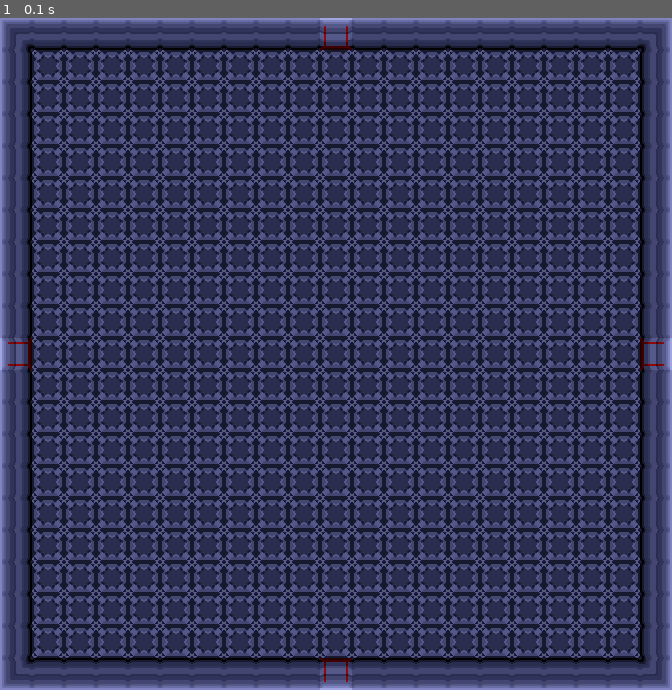
Above: before the commit, frame 1.
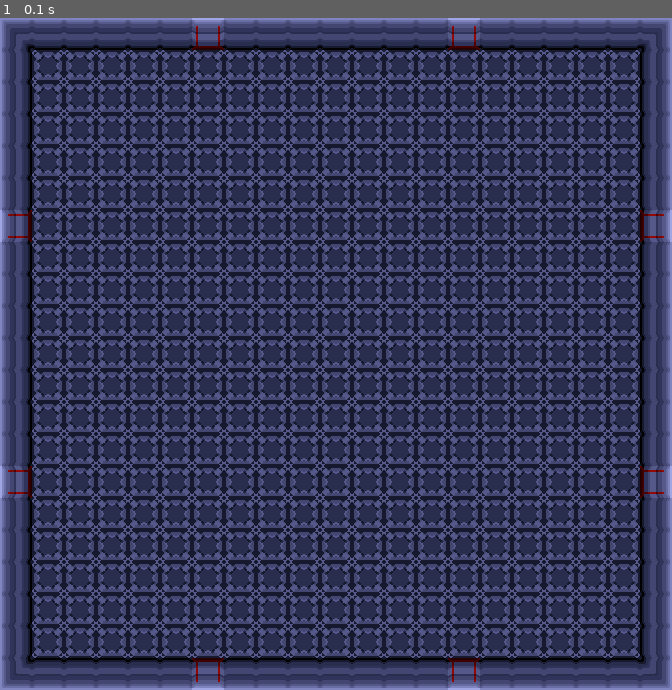
Above: after the commit, the same moment.

Repository: Jay-J-Williams/iTeamA3
Game: pygame game, started from Pygame_GroupProject/Pygame_GroupProject/Front.py
Same seed, same stepped clock (60 frames per second), same inputs: the game is played once before the commit and once after it.
Inputs:
- Up to frame 1 (0.1 s): no input

The runs differ from the first frame. In frame 1, 1.8% of the frame differs, in the area x 0-100%, y 0-100%.

Commit message:
Some door changes

Diff:
--- a/Pygame_GroupProject/Pygame_GroupProject/Back.py
+++ b/Pygame_GroupProject/Pygame_GroupProject/Back.py
@@ -284,12 +284,20 @@
 #Let me know what you think of this alternative Adam. I'd love to hear your
 #thoughts on it.
     def spawn(self, door):
-        if door = 1:
+        if door == 1:
             self.character_pos = (0, 1200)
-        elif door = 2:
+        elif door == 2:
             self.character_pos = (0, 100)
-        elif door = 3:
+        elif door == 3:
             self.character_pos = (1200, 50)
+        elif door == 4:
+            self.character_pos = (20, 22)
+        elif door == 5:
+            self.character_pos = (20, 22)
+        elif door == 6:
+            self.character_pos = (20, 22)
+        elif door == 7:
+            self.character_pos = (20, 22)
         else:
             self.character_pos = (1200, 600)
         self.alive = True
--- a/Pygame_GroupProject/Pygame_GroupProject/Front.py
+++ b/Pygame_GroupProject/Pygame_GroupProject/Front.py
@@ -9,27 +9,27 @@
     Tilesize = 32
 
     MAP = [
-    ['c','w','w','w','w','w','w','w','w','w','d','w','w','w','w','w','w','w','w','w','c'], #1 | [0]
+    ['c','w','w','w','w','w','d','w','w','w','w','w','w','w','d','w','w','w','w','w','c'], #1 | [0]
     ['w','f','f','f','f','f','f','f','f','f','f','f','f','f','f','f','f','f','f','f','w'], #2 | [1]
     ['w','f','f','f','f','f','f','f','f','f','f','f','f','f','f','f','f','f','f','f','w'], #3 | [2]
     ['w','f','f','f','f','f','f','f','f','f','f','f','f','f','f','f','f','f','f','f','w'], #4 | [3]
     ['w','f','f','f','f','f','f','f','f','f','f','f','f','f','f','f','f','f','f','f','w'], #5 | [4]
     ['w','f','f','f','f','f','f','f','f','f','f','f','f','f','f','f','f','f','f','f','w'], #6 | [5]
-    ['w','f','f','f','f','f','f','f','f','f','f','f','f','f','f','f','f','f','f','f','w'], #7 | [6]
+    ['d','f','f','f','f','f','f','f','f','f','f','f','f','f','f','f','f','f','f','f','d'], #7 | [6]
     ['w','f','f','f','f','f','f','f','f','f','f','f','f','f','f','f','f','f','f','f','w'], #8 | [7]
     ['w','f','f','f','f','f','f','f','f','f','f','f','f','f','f','f','f','f','f','f','w'], #9 | [8]
     ['w','f','f','f','f','f','f','f','f','f','f','f','f','f','f','f','f','f','f','f','w'], #10 | [9]
-    ['d','f','f','f','f','f','f','f','f','f','f','f','f','f','f','f','f','f','f','f','d'], #11 | [10]
+    ['w','f','f','f','f','f','f','f','f','f','f','f','f','f','f','f','f','f','f','f','w'], #11 | [10]
     ['w','f','f','f','f','f','f','f','f','f','f','f','f','f','f','f','f','f','f','f','w'], #12 | [11]
     ['w','f','f','f','f','f','f','f','f','f','f','f','f','f','f','f','f','f','f','f','w'], #13 | [12]
     ['w','f','f','f','f','f','f','f','f','f','f','f','f','f','f','f','f','f','f','f','w'], #14 | [13]
-    ['w','f','f','f','f','f','f','f','f','f','f','f','f','f','f','f','f','f','f','f','w'], #15 | [14]
+    ['d','f','f','f','f','f','f','f','f','f','f','f','f','f','f','f','f','f','f','f','d'], #15 | [14]
     ['w','f','f','f','f','f','f','f','f','f','f','f','f','f','f','f','f','f','f','f','w'], #16 | [15]
     ['w','f','f','f','f','f','f','f','f','f','f','f','f','f','f','f','f','f','f','f','w'], #17 | [16]
     ['w','f','f','f','f','f','f','f','f','f','f','f','f','f','f','f','f','f','f','f','w'], #18 | [17]
     ['w','f','f','f','f','f','f','f','f','f','f','f','f','f','f','f','f','f','f','f','w'], #19 | [18]
     ['w','f','f','f','f','f','f','f','f','f','f','f','f','f','f','f','f','f','f','f','w'], #20 | [19]
-    ['c','w','w','w','w','w','w','w','w','w','d','w','w','w','w','w','w','w','w','w','c']  #21 | [20]
+    ['c','w','w','w','w','w','d','w','w','w','w','w','w','w','d','w','w','w','w','w','c']  #21 | [20]
     ]
 #Settings has been updated with some extra comments regarding list placement, also messed with
 #screen and tile size to make 'em work well - Adam
@@ -121,7 +121,7 @@
                     image = "Assets/Area/Door.png"
                     AreaSprite((x, y), image, [self.visible_sprites, self.obstacle_sprites])
 
-                elif col == "d" and row_index == 10 and col_index == 0:
+                elif col == "d" and (row_index == 6 or row_index == 14) and col_index == 0:
                     image = ImageTransformer("Assets/Area/Door.png", 90)
                     image = image.ReturnImage()
                     AreaSprite((x, y), image, [self.visible_sprites, self.obstacle_sprites])
@@ -131,7 +131,7 @@
                     image = image.ReturnImage()
                     AreaSprite((x, y), image, [self.visible_sprites, self.obstacle_sprites])
 
-                elif col == "d" and row_index == 10 and col_index == 20:
+                elif col == "d" and (row_index == 6 or row_index == 14) and col_index == 20:
                     image = ImageTransformer("Assets/Area/Door.png", 270)
                     image = image.ReturnImage()
                     AreaSprite((x, y), image, [self.visible_sprites, self.obstacle_sprites])
--- a/Pygame_GroupProject/Pygame_GroupProject/Pygame_GroupProject.py
+++ /dev/null
@@ -1,44 +0,0 @@
-#<<<<<<< HEAD I will set up a file called 'Front' use it to do yuor side - Adam
-#Testing
-
-#testjames2
-#testjames3 from visual studio code
-#=======
-import sys, pygame
-
-def display_message(message, number_of_times):
-    i = 0
-    while(i < number_of_times):
-        sys.stdout.write(message + " | " + str((i + 1)) + "\n")
-        i += 1
-def get_message():
-    sys.stdout.write("What would you like to display?\n")
-    message = sys.stdin.readline().strip()
-    return message
-
-def get_message_amount():
-    sys.stdout.write("Enter the amount of times you want your message to display\n")
-    amount = int(sys.stdin.readline())
-    return amount
-
-def message_manager():
-    message = get_message()
-    amount = get_message_amount()
-    display_message(message, amount)
-
-def get_darkest_secret():
-    sys.stdout.write("What's your most shameful secret?\n")
-    secret = sys.stdin.readline().strip()
-    return secret
-
-def display_secret(secret):
-    sys.stdout.write("We've sent your secret to your mum, your dad, your grandad, your grandma, your aunty, your uncle, your brother, your sister, and your dog\n") #Diabolical, even the dog?! | Always include the dog
-    sys.stdout.write("Now everyone knows that you " + secret +"\n")
-
-def darkest_secret_manager():
-    secret = get_darkest_secret()
-    display_secret(secret)
-
-darkest_secret_manager()
-message_manager()
-#marctesting
Not shown, changed: Pygame_GroupProject/Pygame_GroupProject/Pygame_GroupProject.pyproj
